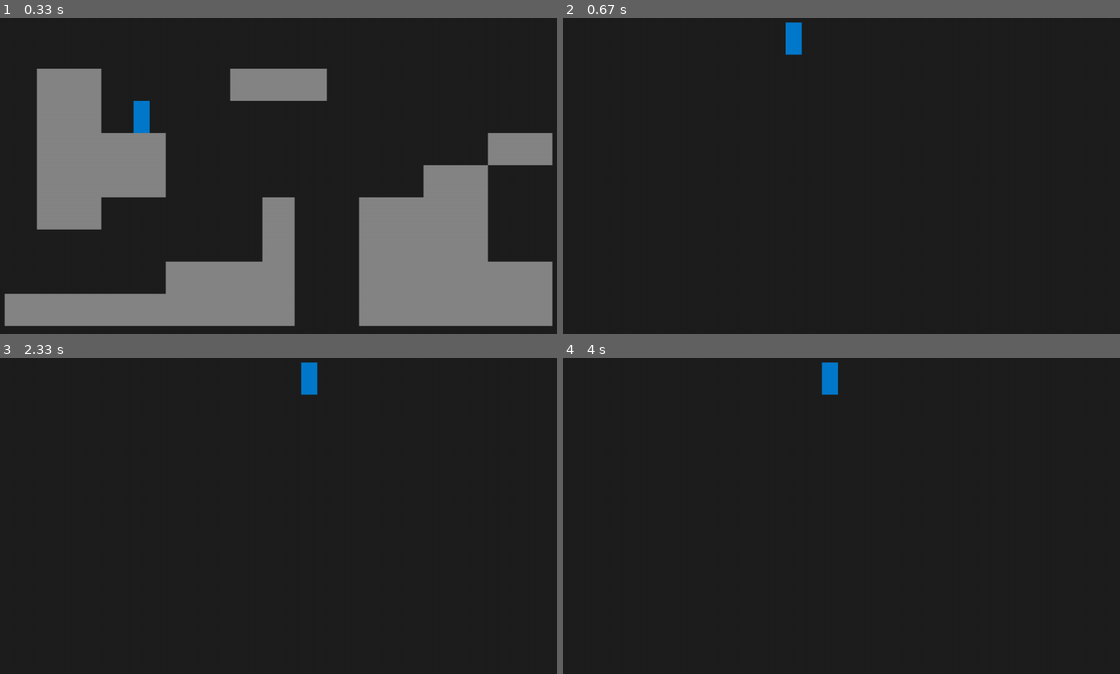
Above: before the commit, frames 1-4 (two rows, left to right).
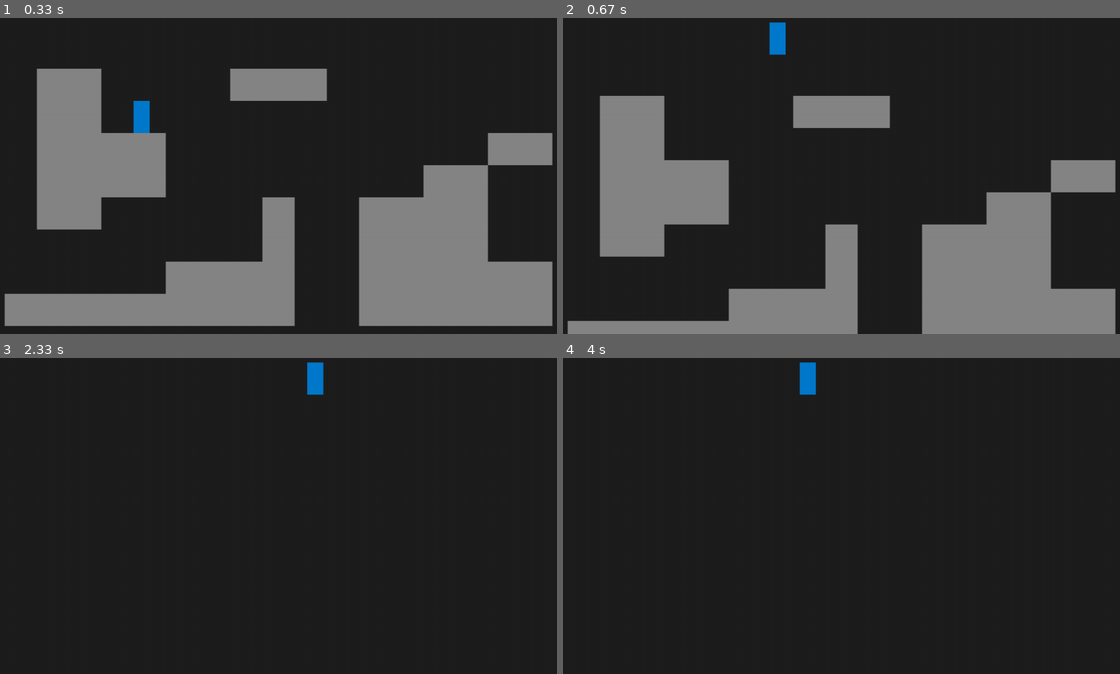
Above: after the commit, the same moments.

Repository: 2nPlusOne/pygame-platformer
Game: pygame game, started from main.py
The game is run twice, just before and just after one commit, with the same random seed, the same clock (stepped at 60 frames per second) and the same inputs.
Inputs:
- Up to frame 1 (0.33 s): no input
- Up to frame 2 (0.67 s): hold G from 0.33 s (still down); hold Right from 0.33 s (still down)
- Up to frame 3 (2.33 s): release G at 0.8 s; release Right at 0.8 s; hold Right 0.83-1.3 s; hold Up 1.33-1.63 s; hold Left from 2.17 s (still down)
- Up to frame 4 (4 s): release Left at 2.7 s; hold Left 2.73-3.13 s; hold Right from 3.57 s (still down)

Frame 1 is identical in both runs. In frame 2, 29% of the frame differs, in the area x 0-100%, y 1-100%; in frame 3, 0.2%; in frame 4, 0.6%.

Commit message:
Implemented better jumps using kinematic equations

Diff:
--- a/player.py
+++ b/player.py
@@ -1,7 +1,6 @@
 import pygame
 from settings import *
 import utils
-
 
 class Player(pygame.sprite.Sprite):
     def __init__(self, pos, groups, collision_sprites):
@@ -22,17 +21,16 @@
         self.was_grounded = False
         self.is_jumping = False
         self.jump_pressed = False
-        self.gravity = GRAVITY
-        # h = ()
-        self.jump_velocity = (-2 * MAX_JUMP_HEIGHT) / TIME_TO_JUMP_APEX
-        self.jump_gravity =  (2 * MAX_JUMP_HEIGHT) / (TIME_TO_JUMP_APEX ** 2)
-        self.jump_gravity_scale = GRAVITY * self.jump_gravity
-        self.fall_gravity_scale = self.jump_gravity_scale * FALL_GRAVITY_MULTIPLIER
+        self.current_gravity = GRAVITY
+
+        self.jump_gravity = (2 * MAX_JUMP_HEIGHT) / (TIME_TO_JUMP_APEX ** 2)
+        self.fall_gravity = self.jump_gravity * FALL_GRAVITY_MULTIPLIER
+        self.jump_velocity = ((-2 * MAX_JUMP_HEIGHT) / TIME_TO_JUMP_APEX) - self.fall_gravity
 
         # Time
         self.air_timer = 0
+        self.est_delta_time = 1 / FPS
         self.last_frame_ticks = 0 # Not used if using estimated delta_time (1/FPS)
-        self.delta_time = 1 / FPS
 
     def process_input(self, events):
         """Process input events. This method is called by Level, which passes in the events from the main game loop."""
@@ -45,9 +43,9 @@
                 if event.key == pygame.K_UP: # Jump
                     self.jump_pressed = True
                     self.try_jump()
-                if event.key == pygame.K_g: # Invert gravity
-                    self.fall_gravity_scale = -self.fall_gravity_scale
-                    self.gravity = -self.gravity
+                if event.key == pygame.K_g: # Invert gravity just for fun
+                    self.fall_gravity = -self.fall_gravity
+                    self.current_gravity = -self.current_gravity
 
             if event.type == pygame.KEYUP:
                 if event.key == pygame.K_LEFT and self.direction_x < 0:
@@ -59,18 +57,21 @@
 
     def try_jump(self):
         """Conditionally applies jumping force to the player."""
-        can_jump = self.jumps_remaining > 0 and (self.is_grounded or self.is_jumping or self.air_timer < COYOTE_TIME)
-        if not can_jump: return
-        self.gravity = self.jump_gravity_scale
+        jump_not_allowed = not (self.jumps_remaining > 0 and
+                                (self.is_grounded or self.is_jumping or self.air_timer < COYOTE_TIME))
+        if jump_not_allowed: return
         self.is_jumping = True
+        self.jumps_remaining -= 1
+        self.current_gravity = self.jump_gravity
         self.velocity.y = self.jump_velocity
-        self.jumps_remaining -= 1
 
-    def move_player(self):
+
+    def move(self):
         """Move the player and apply collisions."""
-        self.velocity.y += self.gravity
+        self.velocity.y += self.current_gravity
+
         target_velocity = pygame.math.Vector2(self.direction_x * self.speed, self.velocity.y)
-        self.velocity = utils.vector2_smooth_damp(self.velocity, target_velocity, SMOOTH_TIME, self.delta_time)
+        self.velocity = utils.pygame_vector2_smooth_damp(self.velocity, target_velocity, SMOOTH_TIME, self.est_delta_time)
         self.velocity.x = 0 if abs(self.velocity.x) < 2*SMOOTH_TIME else self.velocity.x
 
         # Horizontal movement and collisions
@@ -107,8 +108,7 @@
 
         # Set gravity to fall gravity scale if we're falling or not holding jump
         if (not self.is_grounded and (not self.jump_pressed or self.velocity.y > 0)):
-            self.gravity = self.fall_gravity_scale
-
+            self.current_gravity = self.fall_gravity
 
     def set_grounded(self):
         """Moves the player down 1 pixel and checks for a collision."""
@@ -123,32 +123,25 @@
                 break
             else:
                 self.is_grounded = False
-                if self.was_grounded and not self.is_grounded:
-                    self.air_time_start = pygame.time.get_ticks()
-                    self.was_grounded = False
+                left_ground_this_frame = self.was_grounded and not self.is_grounded
+                if not left_ground_this_frame: continue
+                self.air_time_start = pygame.time.get_ticks()
+                self.was_grounded = False
         self.rect.y -= 1
 
     def handle_air_timer(self):
         """Resets air timer if grounded, otherwise adds the delta time."""
-        self.air_timer = 0 if self.is_grounded else round(self.air_timer + self.delta_time, 2)
+        self.air_timer = 0 if self.is_grounded else round(self.air_timer + self.est_delta_time, 2)
 
-    def update_real_delta_time(self):
-        """Update the delta time."""
-        self.delta_time = (pygame.time.get_ticks() - self.last_frame_ticks) / 1000
-        self.last_frame_ticks = pygame.time.get_ticks()
 
     def update(self):
         """Update the player."""
-        self.move_player()
+        self.handle_air_timer()
+        self.move()
         self.set_grounded()
-        self.handle_air_timer()
 
-        #print(f"grounded: {self.is_grounded}")
-        #print(f"air_timer: {self.air_timer}")
-        #print(f"velocity: {self.velocity}")
-
-        print(f"jump_velocity: {self.jump_velocity}")
-        print(f"jump_gravity: {self.jump_gravity}")
-        print(f"jump_gravity_scale: {self.jump_gravity_scale}")
-        print(f"fall_gravity_scale: {self.fall_gravity_scale}")
-        print(f"gravity: {self.gravity}")
+    # Zombie method, only used if I decide I need perfect delta time (should probably remove this...)
+    def update_real_delta_time(self):
+        """Update the delta time."""
+        self.est_delta_time = (pygame.time.get_ticks() - self.last_frame_ticks) / 1000
+        self.last_frame_ticks = pygame.time.get_ticks()
--- a/settings.py
+++ b/settings.py
@@ -33,19 +33,17 @@
 FPS = 60
 
 # Player settings
-MAX_PLAYER_SPEED = 12
+MAX_PLAYER_SPEED = 10
 SMOOTH_TIME = 0.1
 COLLISION_TOLERANCE = TILE_SIZE / 2
 GRAVITY = .8
 
 # Jumping
 COYOTE_TIME = 0.2
-JUMP_FORCE = 16
 MAX_JUMPS = 2
-
-MAX_JUMP_HEIGHT = 2
-TIME_TO_JUMP_APEX = 1
-FALL_GRAVITY_MULTIPLIER = 1.5
+MAX_JUMP_HEIGHT = 2 * TILE_SIZE
+TIME_TO_JUMP_APEX = 0.35 * FPS
+FALL_GRAVITY_MULTIPLIER = 1.8
 
 # Colors
 BG_COLOR = '#1e1e1e'
--- a/utils.py
+++ b/utils.py
@@ -1,12 +1,12 @@
 import pygame
-import math
+from math import inf
 
 def clamp(n, smallest, largest): return max(smallest, min(n, largest))
 
-def vector2_smooth_damp(current: pygame.math.Vector2,
+def pygame_vector2_smooth_damp(current: pygame.math.Vector2,
                         target: pygame.math.Vector2,
                         smooth_time: float, delta_time: float,
-                        current_velocity = pygame.math.Vector2(0, 0)) -> pygame.math.Vector2:
+                        current_velocity=pygame.math.Vector2(0, 0)) -> pygame.math.Vector2:
     """
     Gradually changes a vector towards a desired goal over time.
     :param current: Current position.
@@ -16,7 +16,7 @@
     :param current_velocity: Current velocity, this value is modified by the function every time you call it.
     :return: New position.
     """
-    max_speed = math.inf
+    max_speed = inf
 
     smoothTime = max(0.0001, smooth_time)
     omega = 2 / smoothTime
